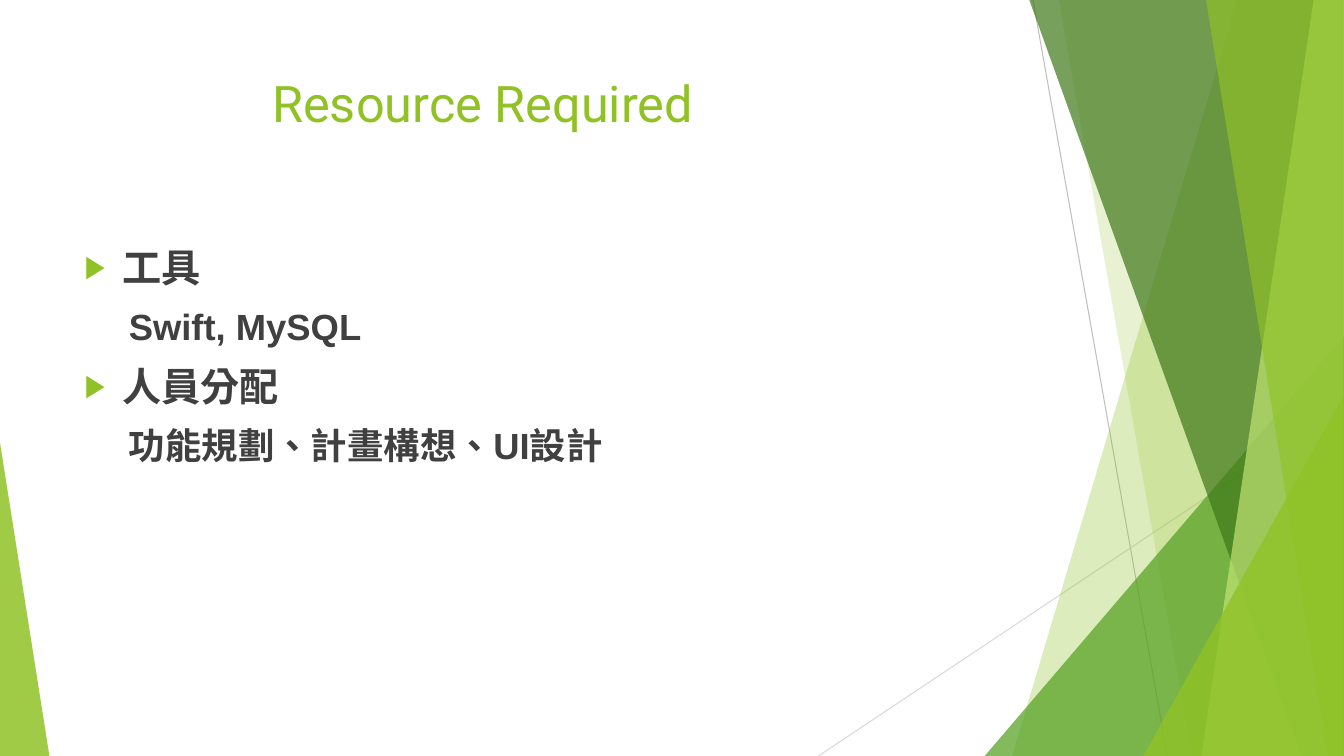
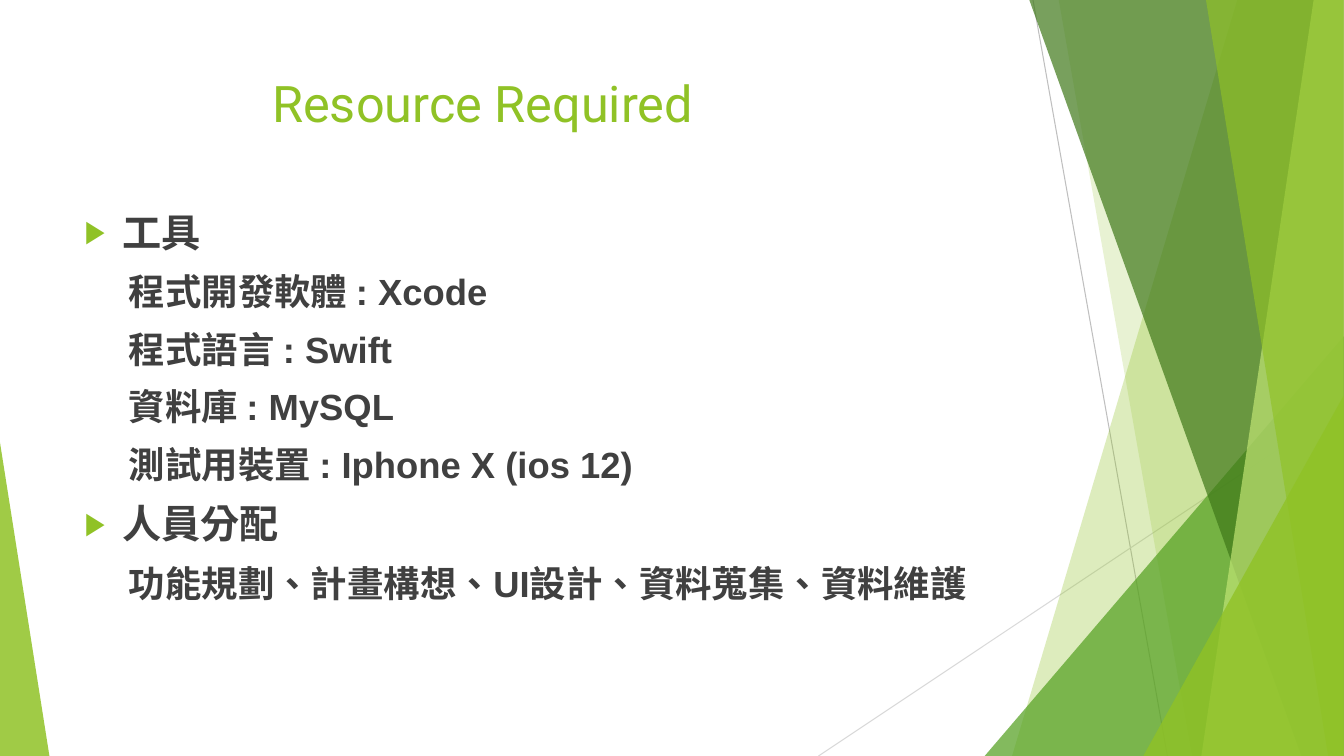
Before and after one commit to 0551102/107_SE_Team-10, a slide deck: slide 10 of 軟工期中v2.pptx. Drawn at 1344x756 pixels with LibreOffice and Linux fonts; fonts in the diff are those of the drawing. Boxes give left, top, right and bottom in pixels: in the first picture for what was removed or moved away, otherwise in the second. Text is boxed around its words. In the diff, an @@ line names an element or a change of style, - is before the commit and + after.

```diff
--- a/軟工期中v2.pptx
+++ b/軟工期中v2.pptx
@@ text "工具" moved from (x1=123, y1=250, x2=603, y2=463) to (x1=123, y1=215, x2=967, y2=601) @@
@@ text at (x1=129, y1=274, x2=633, y2=486): text changed @@
-  Swift, MySQL
+  程式開發軟體 : Xcode
+  程式語言 : Swift
+  資料庫 : MySQL
+  測試用裝置 : Iphone X (ios 12)
@@ text at (x1=129, y1=566, x2=967, y2=601): text changed @@
-  功能規劃、計畫構想、UI設計
+  功能規劃、計畫構想、UI設計、資料蒐集、資料維護
```
Also in this commit, not shown: 1 other slide changed.
